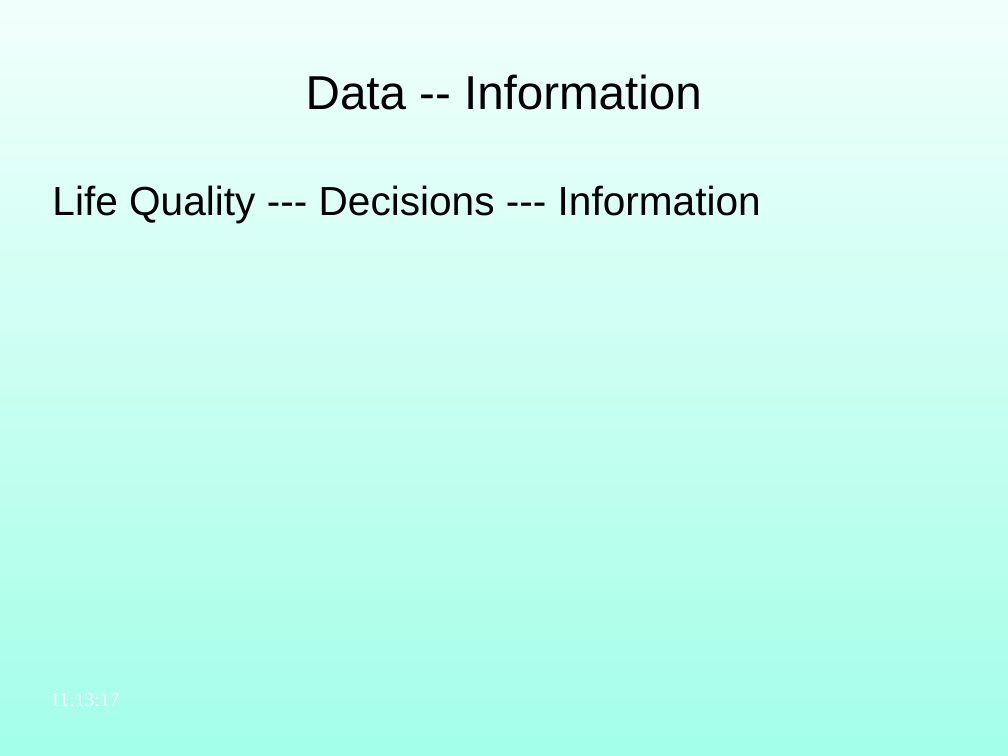
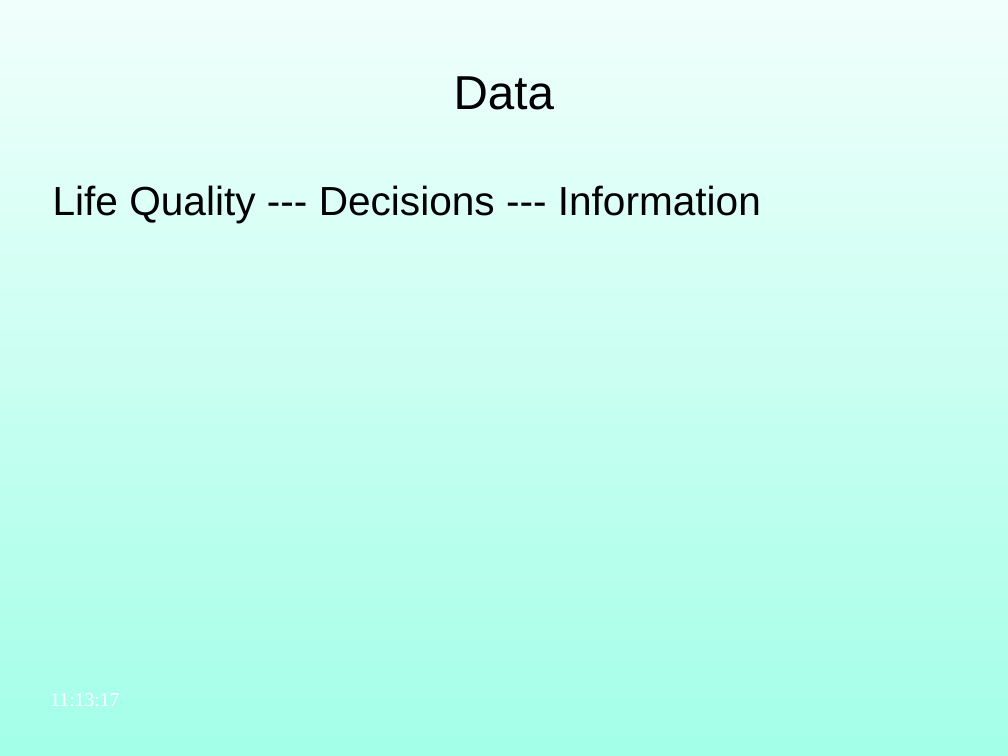
Before and after one commit to robin3795/Data, a slide deck: slide 3 of 2018_1.ppt. Drawn at 1008x756 pixels with LibreOffice and Linux fonts; fonts in the diff are those of the drawing. Boxes give left, top, right and bottom in pixels: in the first picture for what was removed or moved away, otherwise in the second. Text is boxed around its words. In the diff, an @@ line names an element or a change of style, - is before the commit and + after.

```diff
--- a/2018_1.ppt
+++ b/2018_1.ppt
@@ text at (454, 76, 554, 110): text changed @@
-Data -- Information
+Data
```
Also in this commit, not shown: 2 other slides changed.
